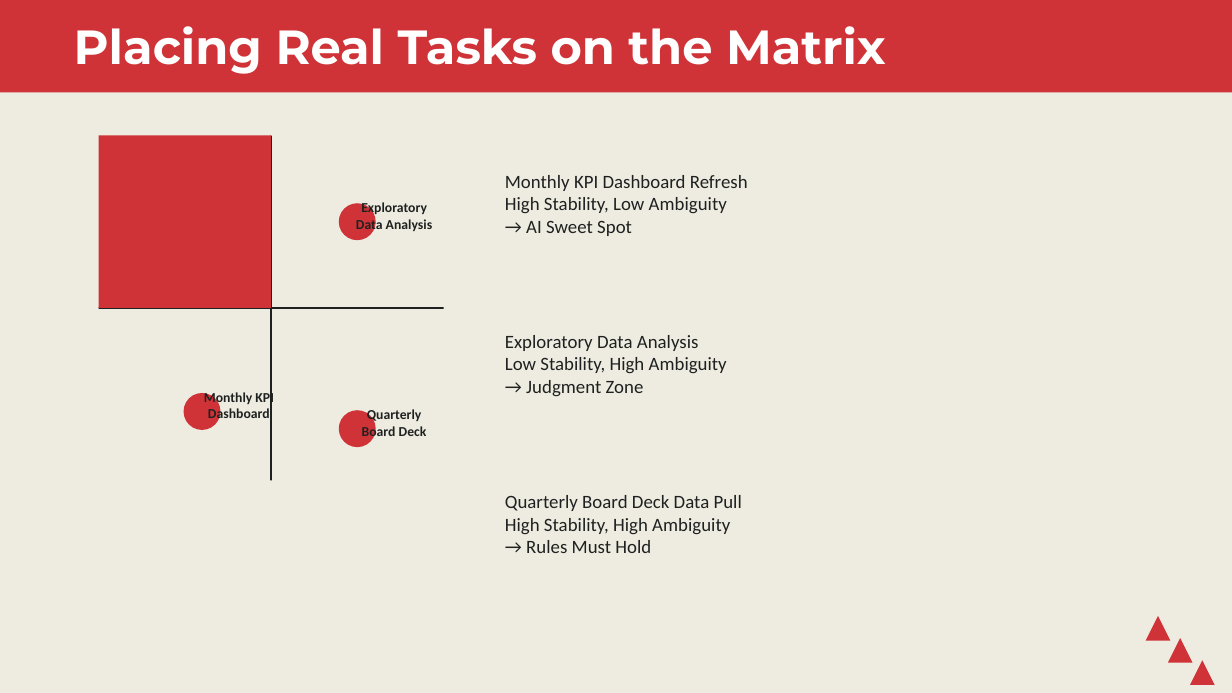
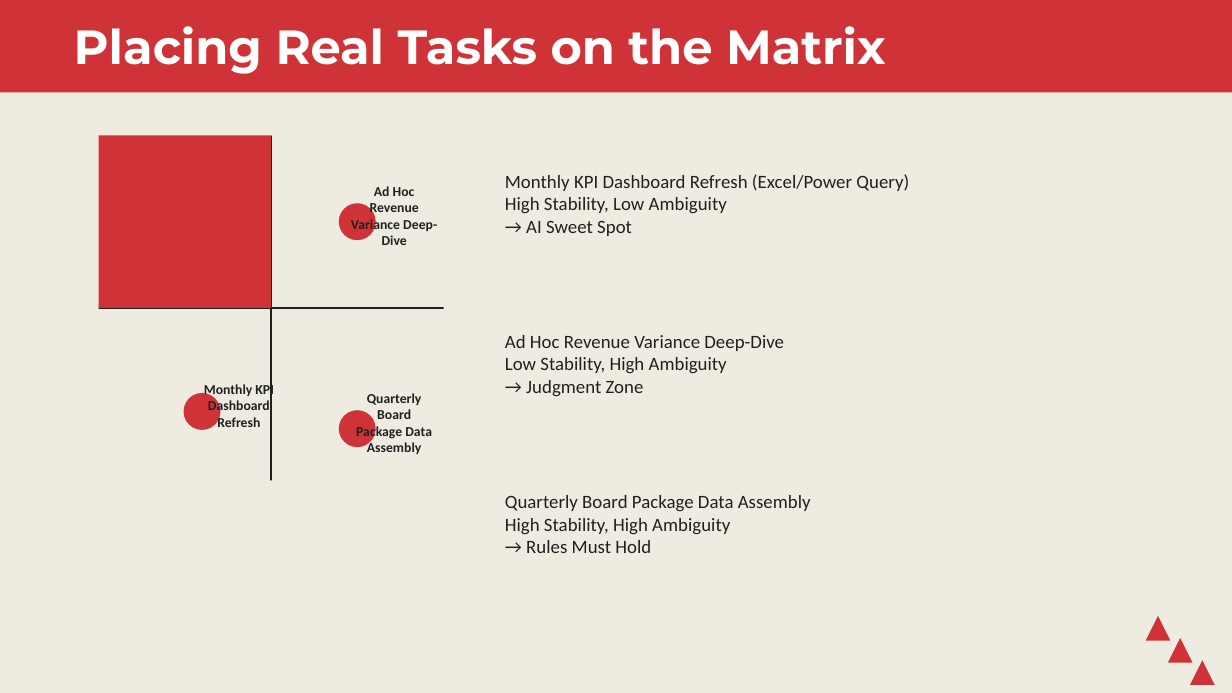
Before and after one commit to stringfestdata/map-excel-workflows-to-ai, a slide deck: slide 12 of workshop-slides.pptx (slide 11 before the commit). Drawn at 1232x693 pixels with LibreOffice and Linux fonts; fonts in the diff are those of the drawing. Boxes give left, top, right and bottom in pixels: in the first picture for what was removed or moved away, otherwise in the second. Text is boxed around its words. In the diff, an @@ line names an element or a change of style, - is before the commit and + after.

```diff
--- a/workshop-slides.pptx
+++ b/workshop-slides.pptx
@@ text at <box>505,174,909,191</box>: text changed @@
-Monthly KPI Dashboard Refresh
+Monthly KPI Dashboard Refresh (Excel/Power Query)
@@ text at <box>351,186,437,245</box>: text changed @@
-Exploratory
-Data Analysis
+Ad Hoc Revenue
+Variance Deep-Dive
@@ text at <box>505,335,784,351</box>: text changed @@
-Exploratory Data Analysis
+Ad Hoc Revenue Variance Deep-Dive
@@ text at <box>208,399,270,427</box>: text changed @@
-Dashboard
+Dashboard Refresh
@@ text at <box>356,393,432,454</box>: text changed @@
-Quarterly
-Board Deck
+Quarterly Board
+Package Data Assembly
@@ text at <box>505,495,811,511</box>: text changed @@
-Quarterly Board Deck Data Pull
+Quarterly Board Package Data Assembly
```
Also in this commit, not shown: 14 other slides changed, 2 slides added, 2 other files.
